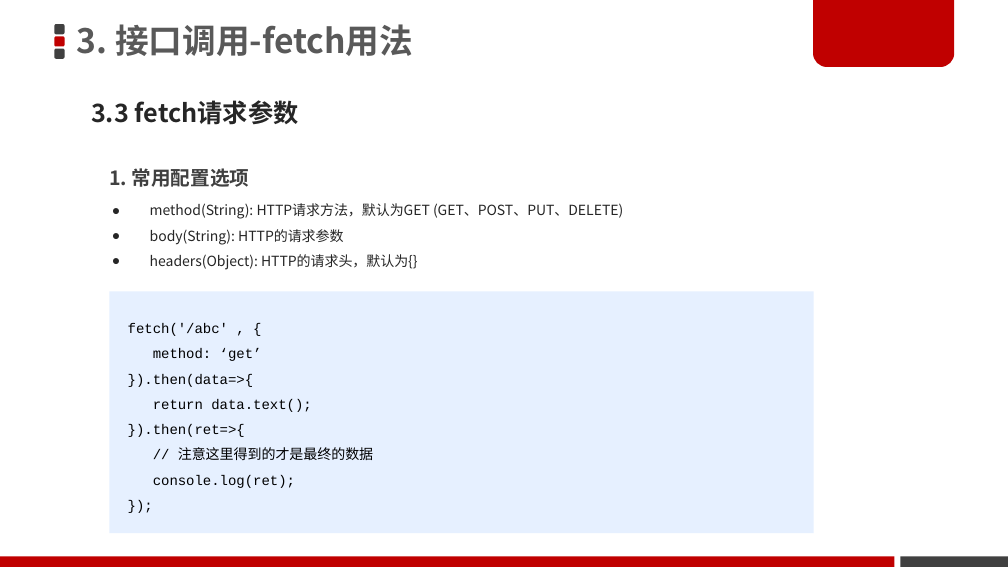
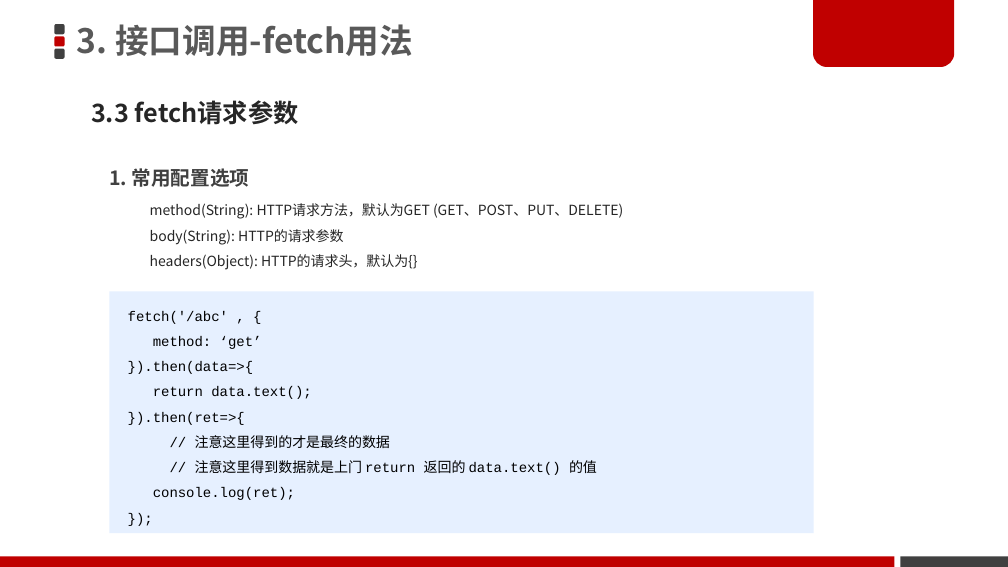
Before and after one commit to DwightChan/study, a slide deck: slide 18 of H5/00-博学谷_在线同步资料/05-Vue.js 项目实战资料/Vue-2019版/vue基础/day04/3-素材/03-Vue全家桶-前后端交互.ppt. Drawn at 1008x567 pixels with LibreOffice and Linux fonts; fonts in the diff are those of the drawing; background and template pictures are left out. Boxes give left, top, right and bottom in pixels: in the first picture for what was removed or moved away, otherwise in the second. Text is boxed around its words. In the diff, an @@ line names an element or a change of style, - is before the commit and + after.

Commit message:
- 学习笔记day04 异步线程处理请求数据;

```diff
--- a/H5/00-博学谷_在线同步资料/05-Vue.js 项目实战资料/Vue-2019版/vue基础/day04/3-素材/03-Vue全家桶-前后端交互.ppt
+++ b/H5/00-博学谷_在线同步资料/05-Vue.js 项目实战资料/Vue-2019版/vue基础/day04/3-素材/03-Vue全家桶-前后端交互.ppt
@@ text "method(String): HTTP请求方法，默认为GET (GET、POST、PUT、DELETE)" at box(150, 203, 623, 270): bullet colour #262626 to #FFFFFF @@
@@ text in rectangle at box(195, 460, 597, 475): paragraph added @@
+// 注意这里得到数据就是上门 return 返回的 data.text() 的值
```
Also in this commit, not shown: 30 other slides changed, 14 other files.
